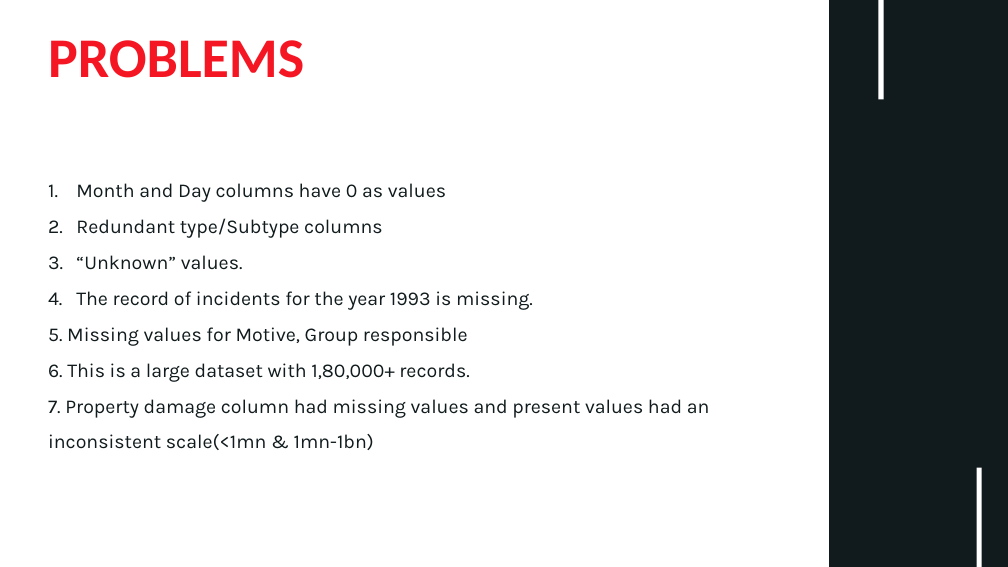
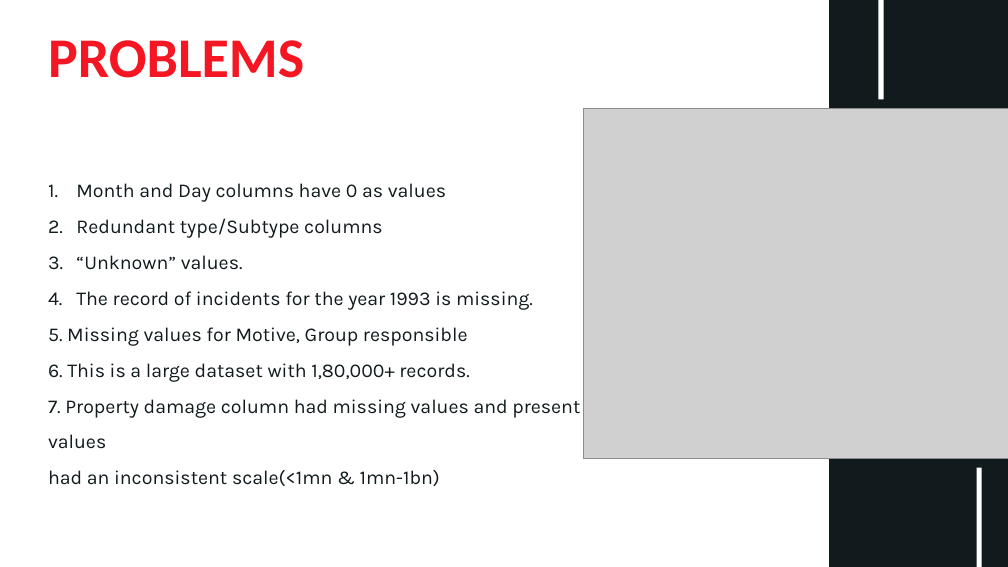
Before and after one commit to kanishk307/Global-Terrorism-Dataset-INFM600, a slide deck: slide 3 of Presentation/Abracadata - Final PPT.pptx. Drawn at 1008x567 pixels with LibreOffice and Linux fonts; fonts in the diff are those of the drawing; grey boxes stand for pictures. Boxes give left, top, right and bottom in pixels: in the first picture for what was removed or moved away, otherwise in the second. Text is boxed around its words. In the diff, an @@ line names an element or a change of style, - is before the commit and + after.

```diff
--- a/Presentation/Abracadata - Final PPT.pptx
+++ b/Presentation/Abracadata - Final PPT.pptx
@@ picture added at [584,108,1008,458] @@
@@ text at [48,399,580,486]: text changed @@
-7. Property damage column had missing values and present values had an inconsistent scale(<1mn & 1mn-1bn)
+7. Property damage column had missing values and present values
+had an inconsistent scale(<1mn & 1mn-1bn)
```
Also in this commit, not shown: 4 other slides changed.
